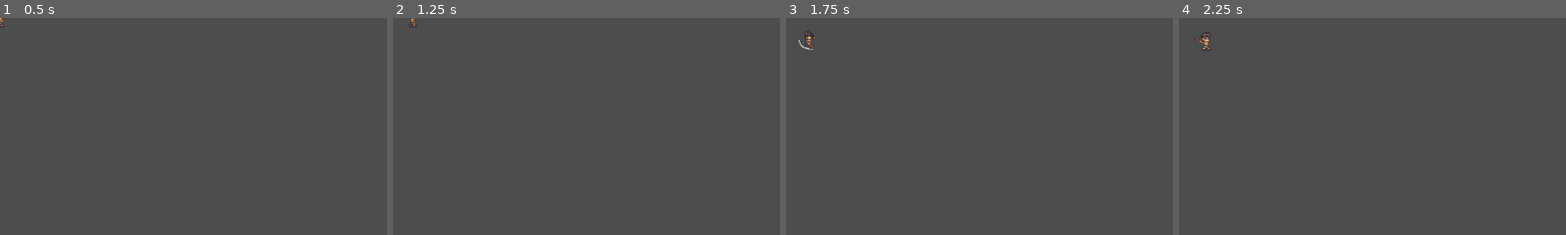
Above: before the commit, frames 1-4 (left to right).
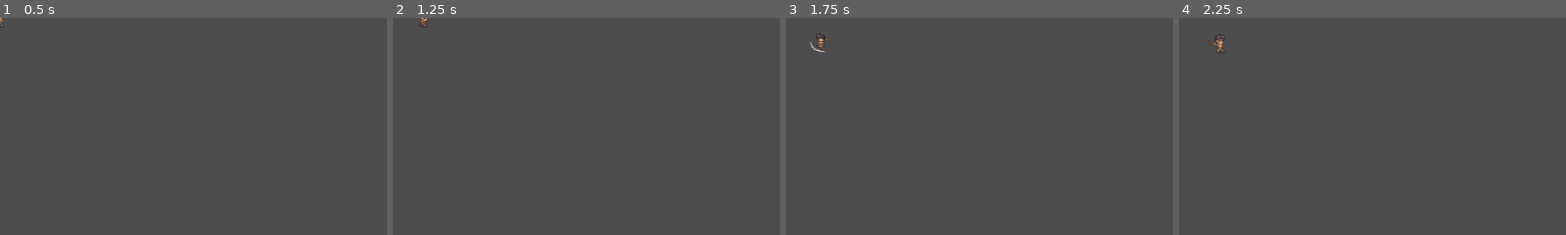
Above: after the commit, the same moments.

Repository: ethanloinguyen/Blade-of-Oneiros
Game: Godot game, scene res://world.tscn
Same seed, same stepped clock (60 frames per second), same inputs: the game is played once before the commit and once after it.
Inputs (mouse positions are % of the whole screen's width and height, from its top left):
- Up to frame 1 (0.5 s): no input
- Up to frame 2 (1.25 s): tap Enter at 0.5 s; move the mouse to (72, 45) at 0.52 s; hold D (ui_right) from 0.53 s (still down); hold Shift (run, bound only after the commit) from 0.53 s (still down); click (72, 45) at 0.6 s
- Up to frame 3 (1.75 s): tap Space at 1.25 s; move the mouse to (30, 55) at 1.27 s; release D (ui_right) at 1.28 s; release Shift (run, bound only after the commit) at 1.28 s; hold S (ui_down) from 1.28 s (still down); tap Shift (run, bound only after the commit) at 1.35 s; click (30, 55) at 1.55 s
- Up to frame 4 (2.25 s): tap Enter at 2 s; move the mouse to (60, 28) at 2.02 s; release S (ui_down) at 2.03 s; hold D (ui_right) from 2.03 s (still down); hold Shift (run, bound only after the commit) from 2.03 s (still down); click (60, 28) at 2.1 s
The pictures show only the part of the screen within x 0-50%, y 0-50%; the shares and areas given below are measured in that part.

Frame 1 is identical in both runs. In frame 2, less than 0.1% of the frame differs, in the area x 4-9%, y 0-4%; in frame 3, 0.3%, in the area x 3-11%, y 5-16%; in frame 4, 0.2%.

Commit message:
Add running and running animation

Diff:
--- a/Blade-of-Oneiros/project.godot
+++ b/Blade-of-Oneiros/project.godot
@@ -49,6 +49,11 @@
 "events": [Object(InputEventMouseButton,"resource_local_to_scene":false,"resource_name":"","device":-1,"window_id":0,"a …(253 unchanged characters)…
 ]
 }
+run={
+"deadzone": 0.2,
+"events": [Object(InputEventKey,"resource_local_to_scene":false,"resource_name":"","device":-1,"window_id":0,"alt_pressed":false,"shift_pressed":false,"ctrl_pressed":false,"meta_pressed":false,"pressed":false,"keycode":0,"physical_keycode":4194325,"key_label":0,"unicode":0,"location":0,"echo":false,"script":null)
+]
+}
 
 [rendering]
 
--- a/Blade-of-Oneiros/scenes/swordsman.tscn
+++ b/Blade-of-Oneiros/scenes/swordsman.tscn
@@ -1,9 +1,10 @@
-[gd_scene load_steps=109 format=3 uid="uid://b4d7n8ekaqidh"]
+[gd_scene load_steps=142 format=3 uid="uid://b4d7n8ekaqidh"]
 
 [ext_resource type="Script" uid="uid://luse2aynsuip" path="res://scripts/player.gd" id="1_yb8h7"]
 [ext_resource type="Texture2D" uid="uid://3i8c5g7kbkfv" path="res://assets/Swordsman/With_shadow/Swordsman_lvl1_attack_with_shadow.png" id="2_ijtsf"]
 [ext_resource type="Texture2D" uid="uid://bc5kw3v40vtpi" path="res://assets/Swordsman/With_shadow/Swordsman_lvl1_Idle_with_shadow.png" id="3_soak2"]
 [ext_resource type="Texture2D" uid="uid://dk7y3f6favlp6" path="res://assets/Swordsman/With_shadow/Swordsman_lvl1_Walk_with_shadow.png" id="4_1ysh6"]
+[ext_resource type="Texture2D" uid="uid://coyhkobrcgmg" path="res://assets/Swordsman/With_shadow/Swordsman_lvl1_Run_with_shadow.png" id="4_s1psh"]
 
 [sub_resource type="RectangleShape2D" id="RectangleShape2D_1bvp3"]
 size = Vector2(19, 29.75)
@@ -317,6 +318,134 @@
 [sub_resource type="AtlasTexture" id="AtlasTexture_f1p13"]
 atlas = ExtResource("3_soak2")
 region = Rect2(192, 192, 64, 64)
+
+[sub_resource type="AtlasTexture" id="AtlasTexture_jtonm"]
+atlas = ExtResource("4_s1psh")
+region = Rect2(0, 0, 64, 64)
+
+[sub_resource type="AtlasTexture" id="AtlasTexture_xauwr"]
+atlas = ExtResource("4_s1psh")
+region = Rect2(64, 0, 64, 64)
+
+[sub_resource type="AtlasTexture" id="AtlasTexture_6vopk"]
+atlas = ExtResource("4_s1psh")
+region = Rect2(128, 0, 64, 64)
+
+[sub_resource type="AtlasTexture" id="AtlasTexture_plnse"]
+atlas = ExtResource("4_s1psh")
+region = Rect2(192, 0, 64, 64)
+
+[sub_resource type="AtlasTexture" id="AtlasTexture_8068f"]
+atlas = ExtResource("4_s1psh")
+region = Rect2(256, 0, 64, 64)
+
+[sub_resource type="AtlasTexture" id="AtlasTexture_m4nto"]
+atlas = ExtResource("4_s1psh")
+region = Rect2(320, 0, 64, 64)
+
+[sub_resource type="AtlasTexture" id="AtlasTexture_h7ukg"]
+atlas = ExtResource("4_s1psh")
+region = Rect2(384, 0, 64, 64)
+
+[sub_resource type="AtlasTexture" id="AtlasTexture_sc1u0"]
+atlas = ExtResource("4_s1psh")
+region = Rect2(448, 0, 64, 64)
+
+[sub_resource type="AtlasTexture" id="AtlasTexture_qm2of"]
+atlas = ExtResource("4_s1psh")
+region = Rect2(0, 64, 64, 64)
+
+[sub_resource type="AtlasTexture" id="AtlasTexture_dsx0e"]
+atlas = ExtResource("4_s1psh")
+region = Rect2(64, 64, 64, 64)
+
+[sub_resource type="AtlasTexture" id="AtlasTexture_vfl41"]
+atlas = ExtResource("4_s1psh")
+region = Rect2(128, 64, 64, 64)
+
+[sub_resource type="AtlasTexture" id="AtlasTexture_6i2fm"]
+atlas = ExtResource("4_s1psh")
+region = Rect2(192, 64, 64, 64)
+
+[sub_resource type="AtlasTexture" id="AtlasTexture_ncrap"]
+atlas = ExtResource("4_s1psh")
+region = Rect2(256, 64, 64, 64)
+
+[sub_resource type="AtlasTexture" id="AtlasTexture_11fqc"]
+atlas = ExtResource("4_s1psh")
+region = Rect2(320, 64, 64, 64)
+
+[sub_resource type="AtlasTexture" id="AtlasTexture_tbyuo"]
+atlas = ExtResource("4_s1psh")
+region = Rect2(384, 64, 64, 64)
+
+[sub_resource type="AtlasTexture" id="AtlasTexture_qxl16"]
+atlas = ExtResource("4_s1psh")
+region = Rect2(448, 64, 64, 64)
+
+[sub_resource type="AtlasTexture" id="AtlasTexture_vj5qx"]
+atlas = ExtResource("4_s1psh")
+region = Rect2(0, 128, 64, 64)
+
+[sub_resource type="AtlasTexture" id="AtlasTexture_32w2b"]
+atlas = ExtResource("4_s1psh")
+region = Rect2(64, 128, 64, 64)
+
+[sub_resource type="AtlasTexture" id="AtlasTexture_nnse2"]
+atlas = ExtResource("4_s1psh")
+region = Rect2(128, 128, 64, 64)
+
+[sub_resource type="AtlasTexture" id="AtlasTexture_4y5hj"]
+atlas = ExtResource("4_s1psh")
+region = Rect2(192, 128, 64, 64)
+
+[sub_resource type="AtlasTexture" id="AtlasTexture_ai3mq"]
+atlas = ExtResource("4_s1psh")
+region = Rect2(256, 128, 64, 64)
+
+[sub_resource type="AtlasTexture" id="AtlasTexture_arqf2"]
+atlas = ExtResource("4_s1psh")
+region = Rect2(320, 128, 64, 64)
+
+[sub_resource type="AtlasTexture" id="AtlasTexture_p42uh"]
+atlas = ExtResource("4_s1psh")
+region = Rect2(384, 128, 64, 64)
+
+[sub_resource type="AtlasTexture" id="AtlasTexture_r8ub6"]
+atlas = ExtResource("4_s1psh")
+region = Rect2(448, 128, 64, 64)
+
+[sub_resource type="AtlasTexture" id="AtlasTexture_5n52e"]
+atlas = ExtResource("4_s1psh")
+region = Rect2(0, 192, 64, 64)
+
+[sub_resource type="AtlasTexture" id="AtlasTexture_o7hj1"]
+atlas = ExtResource("4_s1psh")
+region = Rect2(64, 192, 64, 64)
+
+[sub_resource type="AtlasTexture" id="AtlasTexture_cbeiu"]
+atlas = ExtResource("4_s1psh")
+region = Rect2(128, 192, 64, 64)
+
+[sub_resource type="AtlasTexture" id="AtlasTexture_pq5me"]
+atlas = ExtResource("4_s1psh")
+region = Rect2(192, 192, 64, 64)
+
+[sub_resource type="AtlasTexture" id="AtlasTexture_bsxtd"]
+atlas = ExtResource("4_s1psh")
+region = Rect2(256, 192, 64, 64)
+
+[sub_resource type="AtlasTexture" id="AtlasTexture_y0gk3"]
+atlas = ExtResource("4_s1psh")
+region = Rect2(320, 192, 64, 64)
+
+[sub_resource type="AtlasTexture" id="AtlasTexture_on3w6"]
+atlas = ExtResource("4_s1psh")
+region = Rect2(384, 192, 64, 64)
+
+[sub_resource type="AtlasTexture" id="AtlasTexture_i4tte"]
+atlas = ExtResource("4_s1psh")
+region = Rect2(448, 192, 64, 64)
 
 [sub_resource type="AtlasTexture" id="AtlasTexture_lquwl"]
 atlas = ExtResource("4_1ysh6")
@@ -686,6 +815,122 @@
 }, {
 "frames": [{
 "duration": 1.0,
+"texture": SubResource("AtlasTexture_jtonm")
+}, {
+"duration": 1.0,
+"texture": SubResource("AtlasTexture_xauwr")
+}, {
+"duration": 1.0,
+"texture": SubResource("AtlasTexture_6vopk")
+}, {
+"duration": 1.0,
+"texture": SubResource("AtlasTexture_plnse")
+}, {
+"duration": 1.0,
+"texture": SubResource("AtlasTexture_8068f")
+}, {
+"duration": 1.0,
+"texture": SubResource("AtlasTexture_m4nto")
+}, {
+"duration": 1.0,
+"texture": SubResource("AtlasTexture_h7ukg")
+}, {
+"duration": 1.0,
+"texture": SubResource("AtlasTexture_sc1u0")
+}],
+"loop": true,
+"name": &"run_down",
+"speed": 5.0
+}, {
+"frames": [{
+"duration": 1.0,
+"texture": SubResource("AtlasTexture_qm2of")
+}, {
+"duration": 1.0,
+"texture": SubResource("AtlasTexture_dsx0e")
+}, {
+"duration": 1.0,
+"texture": SubResource("AtlasTexture_vfl41")
+}, {
+"duration": 1.0,
+"texture": SubResource("AtlasTexture_6i2fm")
+}, {
+"duration": 1.0,
+"texture": SubResource("AtlasTexture_ncrap")
+}, {
+"duration": 1.0,
+"texture": SubResource("AtlasTexture_11fqc")
+}, {
+"duration": 1.0,
+"texture": SubResource("AtlasTexture_tbyuo")
+}, {
+"duration": 1.0,
+"texture": SubResource("AtlasTexture_qxl16")
+}],
+"loop": true,
+"name": &"run_left",
+"speed": 5.0
+}, {
+"frames": [{
+"duration": 1.0,
+"texture": SubResource("AtlasTexture_vj5qx")
+}, {
+"duration": 1.0,
+"texture": SubResource("AtlasTexture_32w2b")
+}, {
+"duration": 1.0,
+"texture": SubResource("AtlasTexture_nnse2")
+}, {
+"duration": 1.0,
+"texture": SubResource("AtlasTexture_4y5hj")
+}, {
+"duration": 1.0,
+"texture": SubResource("AtlasTexture_ai3mq")
+}, {
+"duration": 1.0,
+"texture": SubResource("AtlasTexture_arqf2")
+}, {
+"duration": 1.0,
+"texture": SubResource("AtlasTexture_p42uh")
+}, {
+"duration": 1.0,
+"texture": SubResource("AtlasTexture_r8ub6")
+}],
+"loop": true,
+"name": &"run_right",
+"speed": 5.0
+}, {
+"frames": [{
+"duration": 1.0,
+"texture": SubResource("AtlasTexture_5n52e")
+}, {
+"duration": 1.0,
+"texture": SubResource("AtlasTexture_o7hj1")
+}, {
+"duration": 1.0,
+"texture": SubResource("AtlasTexture_cbeiu")
+}, {
+"duration": 1.0,
+"texture": SubResource("AtlasTexture_pq5me")
+}, {
+"duration": 1.0,
+"texture": SubResource("AtlasTexture_bsxtd")
+}, {
+"duration": 1.0,
+"texture": SubResource("AtlasTexture_y0gk3")
+}, {
+"duration": 1.0,
+"texture": SubResource("AtlasTexture_on3w6")
+}, {
+"duration": 1.0,
+"texture": SubResource("AtlasTexture_i4tte")
+}],
+"loop": true,
+"name": &"run_up",
+"speed": 5.0
+}, {
+"frames": [{
+"duration": 1.0,
 "texture": SubResource("AtlasTexture_lquwl")
 }, {
 "duration": 1.0,
@@ -799,4 +1044,4 @@
 
 [node name="AnimatedSprite2D" type="AnimatedSprite2D" parent="."]
 sprite_frames = SubResource("SpriteFrames_4obbf")
-animation = &"attack_up"
+animation = &"attack_down"
--- a/Blade-of-Oneiros/scripts/Commands/Swordsman/move_down_command.gd
+++ b/Blade-of-Oneiros/scripts/Commands/Swordsman/move_down_command.gd
@@ -3,7 +3,11 @@
 
 
 func execute(character: Character) -> Status:
-	character.velocity.y += character.move_speed
+	if character.running:
+		character.velocity.y += character.run_speed
+	else:
+		character.velocity.y += character.move_speed
+
 	character.change_facing(Character.Facing.DOWN)
 	#character.play_animation("walk")
 	return Status.DONE
--- a/Blade-of-Oneiros/scripts/Commands/Swordsman/move_left_command.gd
+++ b/Blade-of-Oneiros/scripts/Commands/Swordsman/move_left_command.gd
@@ -3,7 +3,11 @@
 
 
 func execute(character: Character) -> Status:
-	character.velocity.x -= character.move_speed
+	if character.running:
+		character.velocity.x -= character.run_speed
+	else:
+		character.velocity.x -= character.move_speed
+
 	character.change_facing(Character.Facing.LEFT)
 	#character.play_animation("walk")
 	return Status.DONE
--- a/Blade-of-Oneiros/scripts/Commands/Swordsman/move_right_command.gd
+++ b/Blade-of-Oneiros/scripts/Commands/Swordsman/move_right_command.gd
@@ -3,7 +3,11 @@
 
 
 func execute(character: Character) -> Status:
-	character.velocity.x += character.move_speed
+	if character.running:
+		character.velocity.x += character.run_speed
+	else:
+		character.velocity.x += character.move_speed
+
 	character.change_facing(Character.Facing.RIGHT)
 	#character.play_animation("walk")
 	return Status.DONE
--- a/Blade-of-Oneiros/scripts/Commands/Swordsman/move_up_command.gd
+++ b/Blade-of-Oneiros/scripts/Commands/Swordsman/move_up_command.gd
@@ -3,7 +3,11 @@
 
 
 func execute(character: Character) -> Status:
-	character.velocity.y -= character.move_speed
+	if character.running:
+		character.velocity.y -= character.run_speed
+	else:
+		character.velocity.y -= character.move_speed
+
 	character.change_facing(Character.Facing.UP)
 	#character.play_animation("walk")
 	return Status.DONE
--- a/Blade-of-Oneiros/scripts/character.gd
+++ b/Blade-of-Oneiros/scripts/character.gd
@@ -5,12 +5,14 @@
 
 # --- Core movement parameters ---
 @export var move_speed: float = 100.0
+@export var run_speed: float = 150.0
 
 # --- Facing and state ---
 enum Facing { UP, DOWN, LEFT, RIGHT }
 var facing: Facing = Facing.DOWN
 var current_state: String = "idle"
 var attacking: bool = false
+var running: bool = false
 
 # --- Animation ---
 @onready var anim_sprite: AnimatedSprite2D = $AnimatedSprite2D
--- a/Blade-of-Oneiros/scripts/player.gd
+++ b/Blade-of-Oneiros/scripts/player.gd
@@ -37,6 +37,11 @@
 	# If player input direction is not 0 execute
 	# appropriate movement command, if 0, execute idle
 	if dir != Vector2.ZERO:
+		if Input.is_action_pressed("run"):
+			running = true
+		else:
+			running = false
+
 		if abs(dir.x) > 0:
 			if dir.x > 0:
 				right_cmd.execute(self)
@@ -47,7 +52,11 @@
 				down_cmd.execute(self)
 			else:
 				up_cmd.execute(self)
-		play_animation("walk")
+
+		if running:
+			play_animation("run")
+		else:
+			play_animation("walk")
 	else:
 		idle_cmd.execute(self)
 		play_animation("idle")
